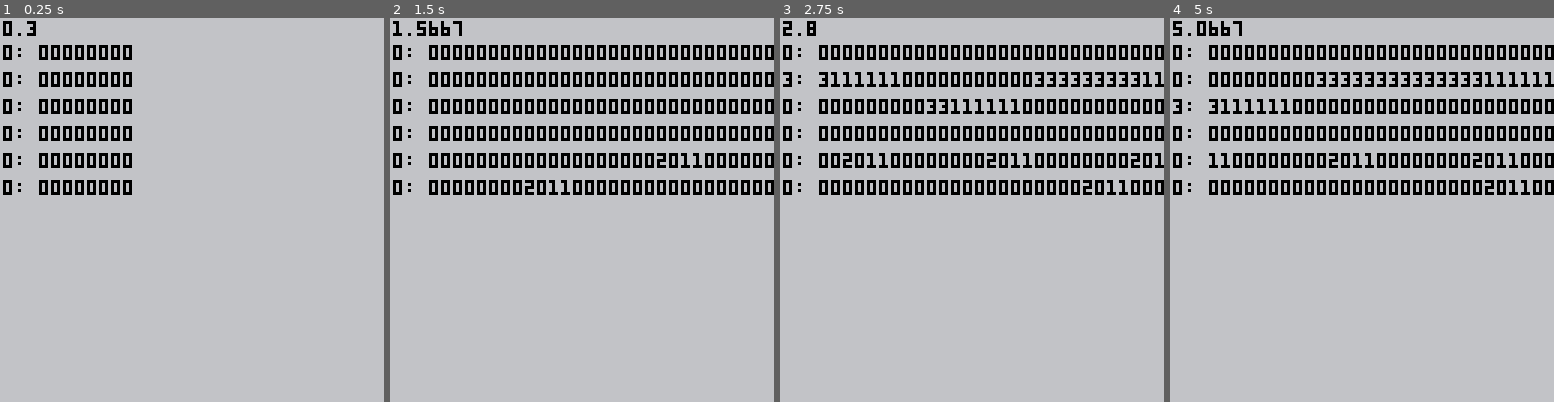
Above: before the commit, frames 1-4 (left to right).
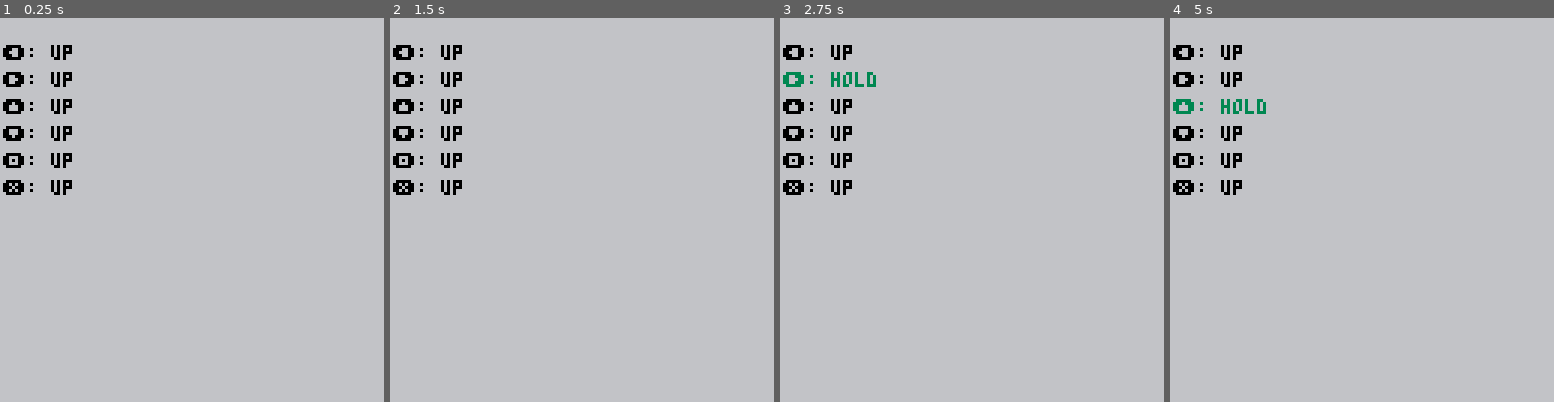
Above: after the commit, the same moments.

Repository: mysterycommand/train-jam-2019-pico-8
Game: PICO-8 cartridge carts/ctrl.p8
The game is run twice, just before and just after one commit, with the same random seed, the same clock (stepped at 60 frames per second) and the same inputs.
Inputs:
- Up to frame 1 (0.25 s): no input
- Up to frame 2 (1.5 s): tap X (X key) at 0.33, 1.07 s; tap O (Z key) at 0.7 s
- Up to frame 3 (2.75 s): hold Right 1.6-2.1 s; tap O (Z key) at 1.7, 2.1, 2.5 s; tap X (X key) at 1.85 s; hold Up 2.15-2.42 s; hold Right from 2.47 s (still down)
- Up to frame 4 (5 s): tap O (Z key) every 0.4 s from 2.9 to 4.9 s; tap X (X key) at 2.97, 4.08 s; release Right at 3.03 s; hold Left 3.08-3.58 s; hold Down 3.63-3.97 s; hold Right 4.02-4.68 s; hold Up from 4.73 s (still down)

The runs differ from the first frame. In frame 1, 3.7% of the frame differs, in the area x 0-35%, y 0-47%; in frame 2, 13%, in the area x 0-100%, y 0-47%; in frame 3, 13%; in frame 4, 13%.

Commit message:
refactor: less of a mess now

Diff:
--- a/carts/ctrl.p8
+++ b/carts/ctrl.p8
@@ -24,13 +24,22 @@
   dbl_tap_and_hold = 6,
 }
 
+state_labels = {}
+state_labels[btn_states.up] = "up"
+state_labels[btn_states.down] = "down"
+state_labels[btn_states.tap] = "tap"
+state_labels[btn_states.hold] = "hold"
+state_labels[btn_states.tap_and_hold] = "tap and hold"
+state_labels[btn_states.dbl_tap] = "double tap"
+state_labels[btn_states.dbl_tap_and_hold] = "double tap and hold"
+
 btns = {}
-btns[left]  = { state = btn_states.up, history = "" }
-btns[right] = { state = btn_states.up, history = "" }
-btns[up]    = { state = btn_states.up, history = "" }
-btns[down]  = { state = btn_states.up, history = "" }
-btns[fire1] = { state = btn_states.up, history = "" }
-btns[fire2] = { state = btn_states.up, history = "" }
+btns[left]  = { label = "\x8b", state = btn_states.up, history = "" }
+btns[right] = { label = "\x91", state = btn_states.up, history = "" }
+btns[up]    = { label = "\x94", state = btn_states.up, history = "" }
+btns[down]  = { label = "\x83", state = btn_states.up, history = "" }
+btns[fire1] = { label = "\x8e", state = btn_states.up, history = "" }
+btns[fire2] = { label = "\x97", state = btn_states.up, history = "" }
 
 tap = {}
 tap["01"] = true
@@ -106,6 +115,8 @@
   end
 end
 
+cooling = {}
+
 function _init()
 end
 
@@ -115,9 +126,19 @@
 
 function _draw()
   cls(light_gray)
-  print(time(), 1, 1, black)
+  -- print(time(), 1, 1, black)
 
   for i,btn_id in pairs(btn_ids) do
-    print(btns[btn_id].state .. ": " .. btns[btn_id].history, 1, i * 9, black)
+    local state = btns[btn_id].state
+    local btn_label = btns[btn_id].label
+    local state_label = state_labels[state]
+    local color = state
+
+    if (state == light_gray) color = state + 1
+    print(btn_label .. ": " .. state_label, 1, i * 9, color)
+  end
+
+  for co in all(cooling) do
+    if (not coresume(co)) del(cooling, co)
   end
 end
Not shown, changed: config.txt
Not shown, changed: log.txt
